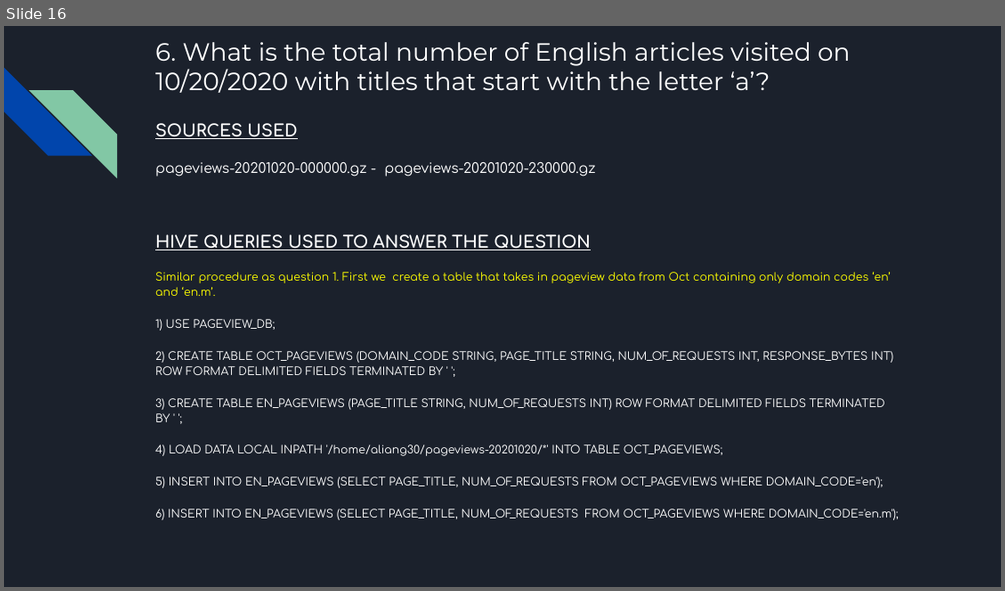
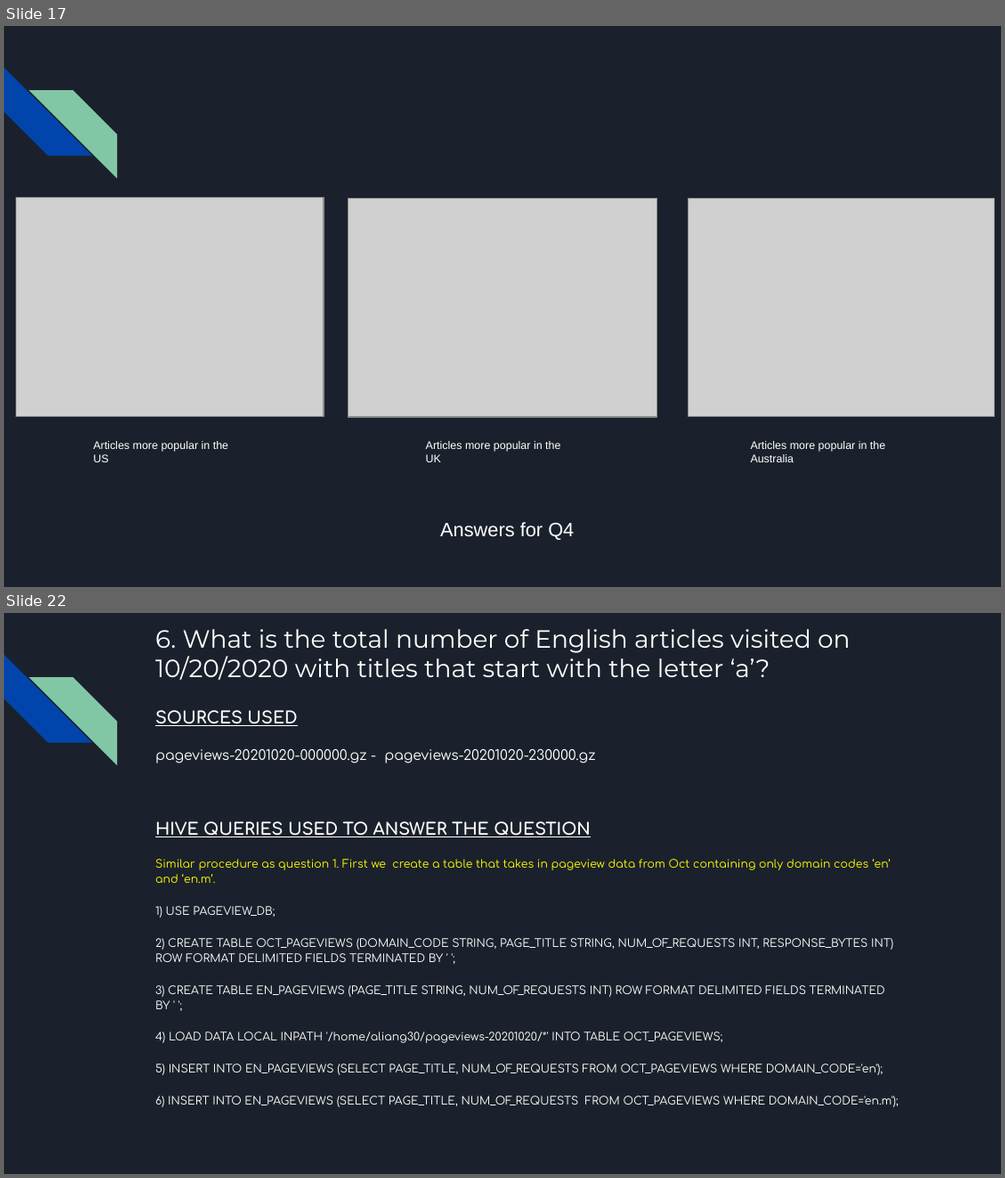
Before and after one commit to AlanLiang1/Project_1, a slide deck: P1 Presentation.pptx. Shown one above the other, each under a label of ours: slide 16 before the commit, slides 17 and 22 after it; the slides between them are not shown. The pictures are 1005x591 and 1005x1178 pixels, drawn with LibreOffice and Linux fonts; fonts in the diff are those of the drawing; grey boxes stand for pictures. Boxes give left, top, right and bottom in pixels: in the first picture for what was removed or moved away, otherwise in the second. Text is boxed around its words. In the diff, an @@ line names an element or a change of style, - is before the commit and + after.

```diff
--- a/P1 Presentation.pptx
+++ b/P1 Presentation.pptx
@@ slide 17 added at [4, 26, 1001, 587], background #1B212C; not listed: 2 template elements that a slide beside it also shows @@
@@ picture added at [16, 198, 324, 416] @@
@@ picture added at [348, 199, 657, 417] @@
@@ picture added at [688, 199, 994, 416] @@
@@ text added at [93, 441, 228, 462], 8 pt, text #FFFFFF @@
+Articles more popular in the US
@@ text added at [426, 441, 560, 462], 8 pt, text #FFFFFF @@
+Articles more popular in the UK
@@ text added at [751, 441, 885, 462], 8 pt, text #FFFFFF @@
+Articles more popular in the Australia
@@ text added at [440, 522, 574, 540], 14 pt, text #FFFFFF @@
+Answers for Q4
@@ what was slide 16 is now slide 22 @@
```
Also in this commit, not shown: 15 slides changed, 5 other slides added, 1 other file.
